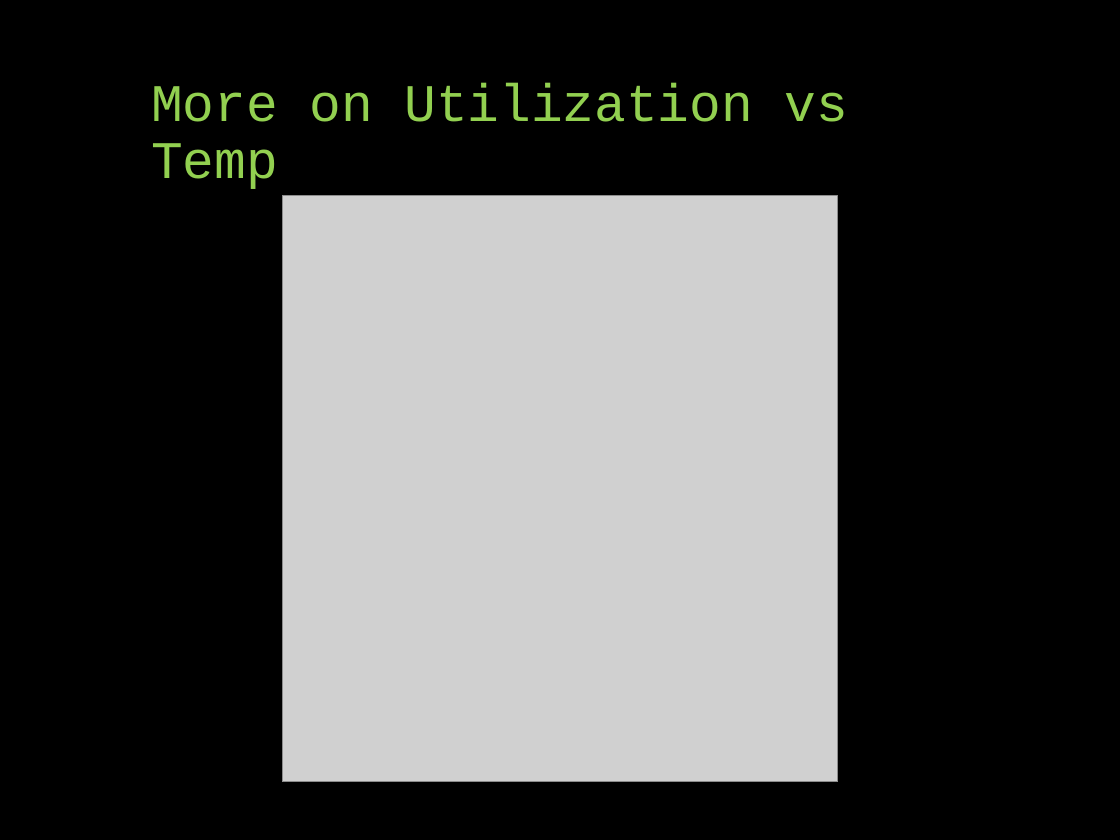
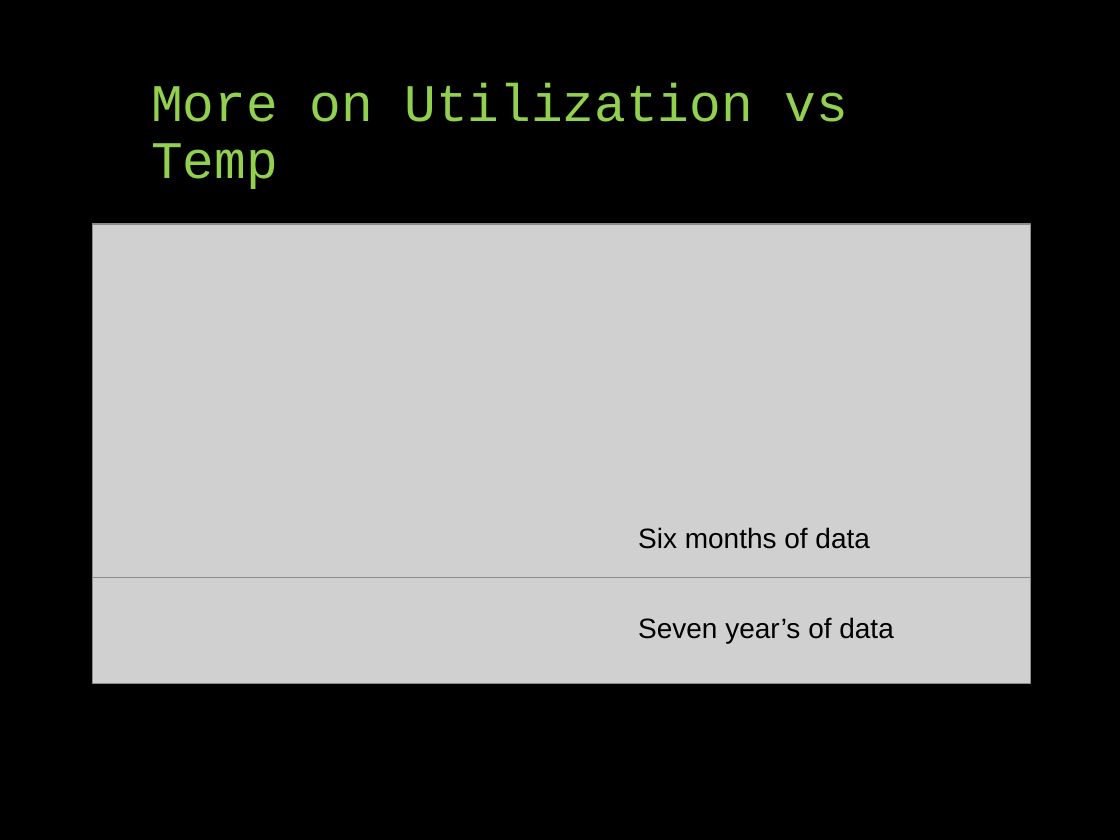
Before and after one commit to UNCG-CSE/Library-Computer-Usage-Analysis, a slide deck: slide 9 of docs/Computers in the Libraries.pptx (slide 6 before the commit). Drawn at 1120x840 pixels with LibreOffice and Linux fonts; fonts in the diff are those of the drawing; grey boxes stand for pictures. Boxes give left, top, right and bottom in pixels: in the first picture for what was removed or moved away, otherwise in the second. Text is boxed around its words. In the diff, an @@ line names an element or a change of style, - is before the commit and + after.

Commit message:
Add two additional plots for comparison of six months vs. full data set.

```diff
--- a/docs/Computers in the Libraries.pptx
+++ b/docs/Computers in the Libraries.pptx
@@ picture removed at <box>282,196,838,783</box> @@
@@ picture added at <box>93,224,1030,579</box> @@
@@ text added at <box>638,527,869,549</box>, 18 pt, text #000000 @@
+Six months of data
@@ picture added at <box>93,578,1030,683</box> @@
@@ text added at <box>638,617,893,643</box>, 18 pt, text #000000 @@
+Seven year’s of data
```
Also in this commit, not shown: 4 other slides changed, 3 slides added, 1 slide removed.
